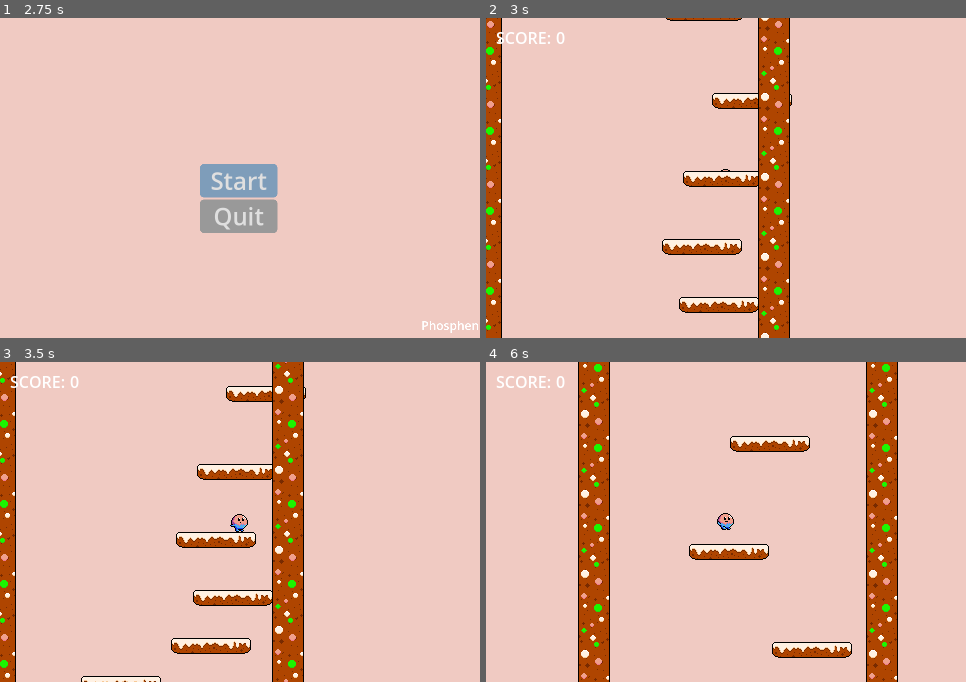
Above: before the commit, frames 1-4 (two rows, left to right).
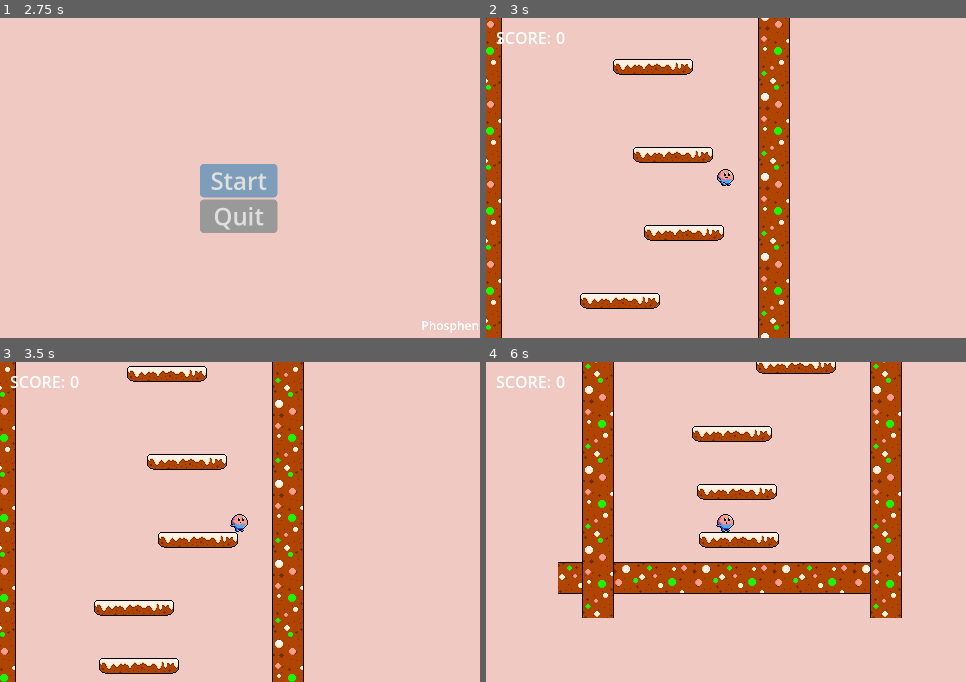
Above: after the commit, the same moments.

Repository: Phosphen/slide
Game: Godot game, scene res://Scenes/Levels/splash_screen.tscn
The game is run twice, just before and just after one commit, with the same random seed, the same clock (stepped at 60 frames per second) and the same inputs.
Inputs (mouse positions are in pixels of both pictures, inside the frame that each line leads up to):
- Up to frame 1 (2.75 s): tap Enter at 0.5, 2 s; move the mouse to (345, 162) at 0.52 s; hold Right (move_right) 0.53-2.03 s; tap Up (jump) at 0.77, 1.52 s; tap Space at 1.25 s; move the mouse to (144, 194) at 1.27 s; move the mouse to (288, 107) at 2.02 s; hold Left (move_left) from 2.03 s (still down)
- Up to frame 2 (3 s): release Left (move_left) at 2.75 s; click "Start" at 2.75 s
- Up to frame 3 (3.5 s): no input
- Up to frame 4 (6 s): tap Space at 3.5 s; move the mouse to (702, 586) at 3.52 s; hold Right (move_right) 3.53-5.03 s; tap Up (jump) at 3.77, 4.52, 5.27 s; move the mouse to (870, 570) at 4.27 s; move the mouse to (582, 474) at 5.02 s; hold Left (move_left) 5.03-5.78 s; move the mouse to (750, 522) at 5.77 s; hold Right (move_right) from 5.78 s (still down)

Frame 1 is identical in both runs. In frame 2, 6.2% of the frame differs, in the area x 19-64%, y 0-93%; in frame 3, 9.6%; in frame 4, 19%, in the area x 15-87%, y 0-100%.

Commit message:
chore: fixed platform placement (no overlaps with walls/other platforms)

Diff:
--- a/LevelGen/Main.gd
+++ b/LevelGen/Main.gd
@@ -13,6 +13,8 @@
 var screen_width
 var middle
 var wall_index
+
+var wall_width:float = 0.0
 
 func _ready():
 #	screen_size = get_viewport().size
@@ -34,10 +36,10 @@
 		add_child(floor_instance)
 
 func _spawn_level_batch():
-	for i in range(20):
-		_spawn_platform(i)
 	for i in range(10):
 		_spawn_walls(wall_index + i)
+	for i in range(3, 20):
+		_spawn_platform(i)
 	wall_index += 10
 
 func _spawn_platform(index):
@@ -48,10 +50,14 @@
 
 	var from = last_platform_position.x - sprite_size.x * 0.5 - MAX_OFFSET
 	var to = last_platform_position.x + sprite_size.x * 0.5 + MAX_OFFSET
+	# make sure there are no overlaps with the walls
+	from = max(from - sprite_size.x * 0.5, MARGIN + wall_width * 0.5 + sprite_size.x * 0.5)
+	to = min(to + sprite_size.x * 0.5, screen_width - MARGIN - wall_width * 0.5 - sprite_size.x * 0.5)
+
 	from = clampf(from, MARGIN, screen_width - MARGIN)
 	to = clampf(to, MARGIN, screen_width - MARGIN)
 	var x_pos = randf_range(from, to)
-	var y_pos = last_platform_position.y - sprite_size.y / 2 - DISTANCE_BETWEEN_PLATFORMS * index;
+	var y_pos = last_platform_position.y - sprite_size.y * 0.5 - DISTANCE_BETWEEN_PLATFORMS * index;
 
 	platform.position = Vector2(x_pos, y_pos)
 	last_platform_position = platform.position
@@ -61,6 +67,8 @@
 	var wallLeft = wall_scene.instantiate()
 	var wallRight = wall_scene.instantiate()
 	var sprite_size = _get_sprite_size(wallLeft)
+
+	wall_width = sprite_size.x
 
 	# Y component is aka width in this context, because the sprite is rotated
 	var posLeft = Vector2(MARGIN, screen_size.y - index * sprite_size.y)
@@ -76,6 +84,5 @@
 	var sprite_h = sprite_node.texture.get_height()
 	return Vector2(sprite_w, sprite_h)
 
-
 func _on_player_reached_top():
 	_spawn_level_batch()
